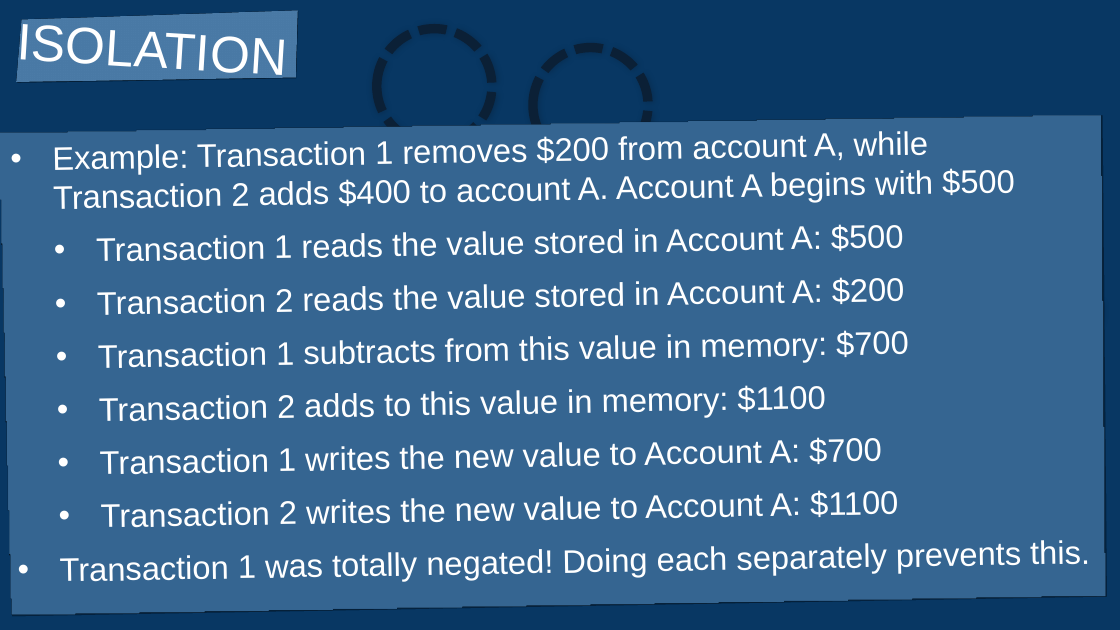
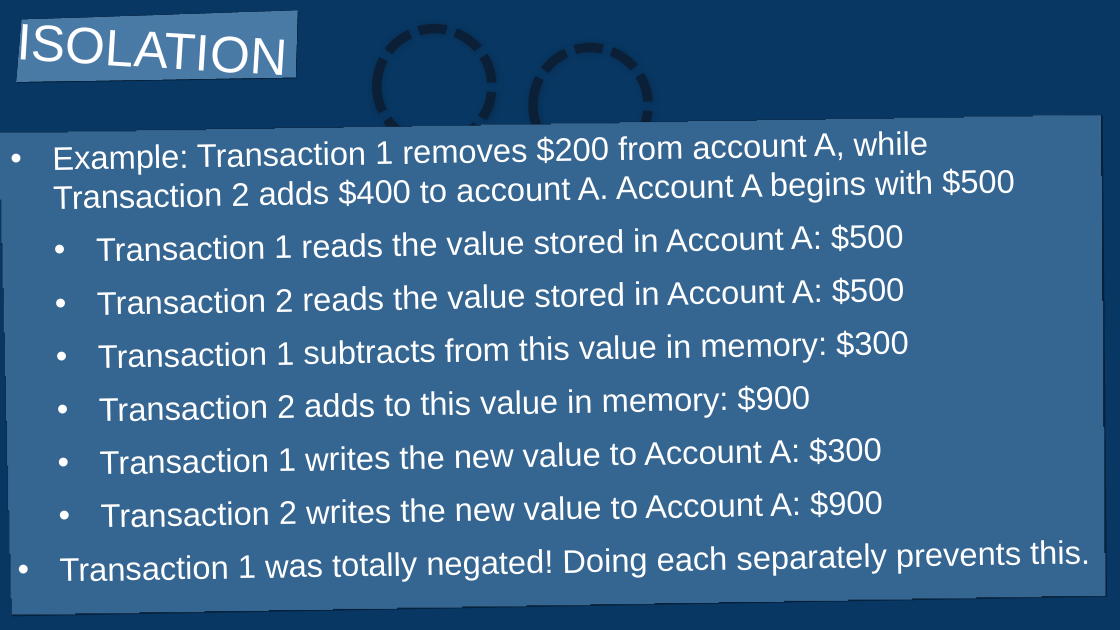
Before and after one commit to JAEOStudios/DP-Computer-Science, a slide deck: slide 11 of Lessons/Lesson A3-10 - ACID & Distributed Databases [HL ONLY].pptx. Drawn at 1120x630 pixels with LibreOffice and Linux fonts; fonts in the diff are those of the drawing. Boxes give left, top, right and bottom in pixels: in the first picture for what was removed or moved away, otherwise in the second. Text is boxed around its words. In the diff, an @@ line names an element or a change of style, - is before the commit and + after.

```diff
--- a/Lessons/Lesson A3-10 - ACID & Distributed Databases [HL ONLY].pptx
+++ b/Lessons/Lesson A3-10 - ACID & Distributed Databases [HL ONLY].pptx
@@ text in rectangle at box(97, 277, 909, 527): text changed @@
-  • Transaction 2 reads the value stored in Account A: $200
-  • Transaction 1 subtracts from this value in memory: $700
-  • Transaction 2 adds to this value in memory: $1100
-  • Transaction 1 writes the new value to Account A: $700
-  • Transaction 2 writes the new value to Account A: $1100
+  • Transaction 2 reads the value stored in Account A: $500
+  • Transaction 1 subtracts from this value in memory: $300
+  • Transaction 2 adds to this value in memory: $900
+  • Transaction 1 writes the new value to Account A: $300
+  • Transaction 2 writes the new value to Account A: $900
```
Also in this commit, not shown: 2 other slides changed, 1 other file.
